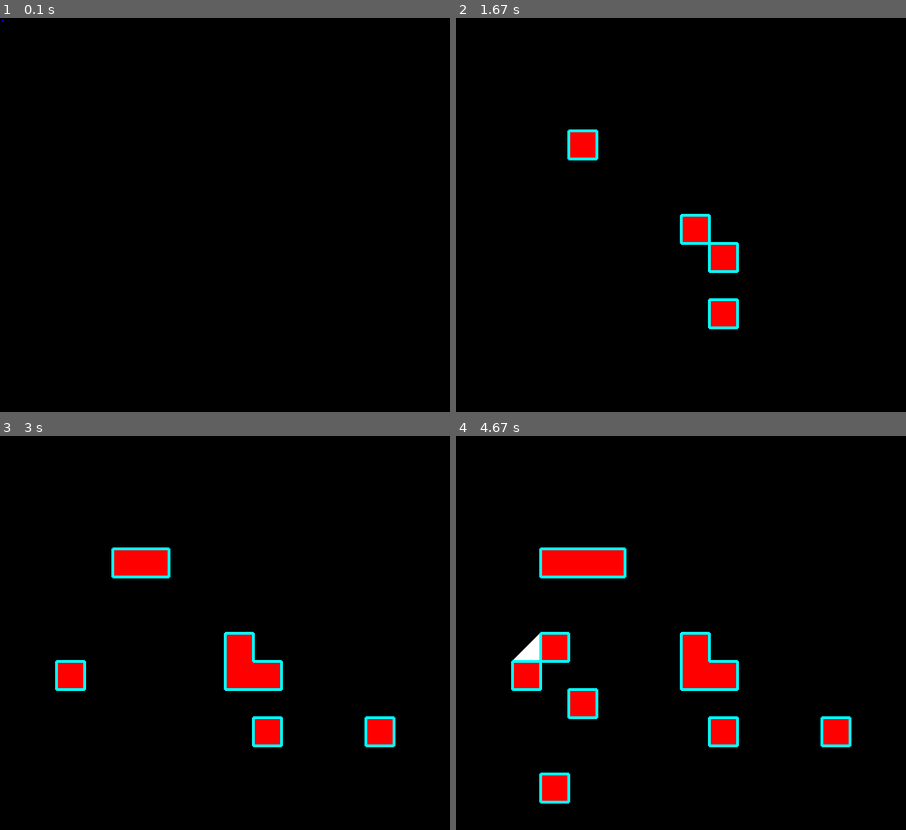
Above: before the commit, frames 1-4 (two rows, left to right).
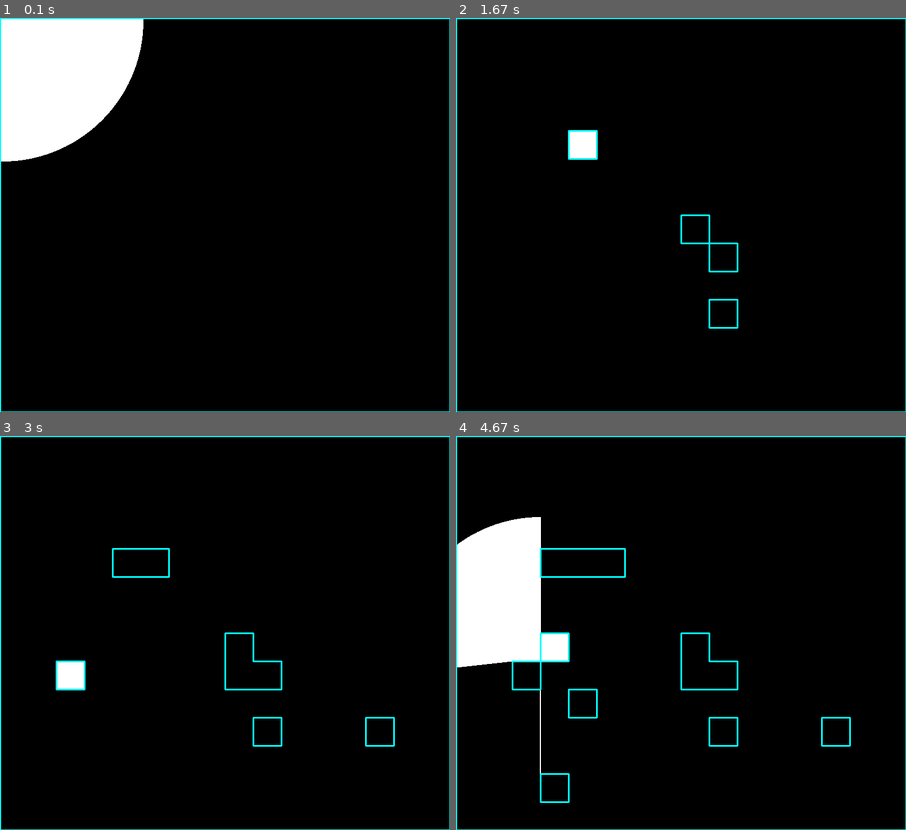
Above: after the commit, the same moments.

Repository: SushiOnToast/2D-raycasting-with-pygame
Game: pygame game, started from main.py
Two runs of this game, one before a commit and one after it. Both use one fixed random seed, a clock stepped at 60 frames per second and the inputs below.
Inputs (mouse positions are in pixels of both pictures, inside the frame that each line leads up to):
- Up to frame 1 (0.1 s): no input
- Up to frame 2 (1.67 s): click (681, 215) at 0.38 s; click (726, 301) at 0.72 s; click (735, 250) at 1.05 s; click (573, 136) at 1.38 s
- Up to frame 3 (3 s): click (229, 676) at 1.75 s; click (162, 550) at 2.22 s; click (382, 735) at 2.55 s; click (81, 672) at 2.88 s
- Up to frame 4 (4.67 s): click (550, 558) at 3.22 s; click (573, 703) at 3.55 s; click (843, 723) at 3.88 s; click (546, 778) at 4.22 s; click (541, 656) at 4.55 s

The runs differ from the first frame. In frame 1, 9.8% of the frame differs, in the area x 0-100%, y 0-100%; in frame 2, 2.5%; in frame 3, 4.3%; in frame 4, 12%.

Commit message:
fixed ligthing issue + added edge merging for optimisation

Diff:
--- a/lighting.py
+++ b/lighting.py
@@ -21,6 +21,8 @@
             new_surface.fill((0, 0, 0))
             if self.polygon:
                 pygame.draw.polygon(new_surface, (0, 255, 0), self.polygon)
+                # for point in self.polygon:
+                #     pygame.draw.line(new_surface, (0, 255, 0), self.mouse_pos, point)
             new_surface.set_colorkey((0, 255, 0))
 
             effect_pos = (self.mouse_pos[0] - self.effect_size[0] // 2,
--- a/main.py
+++ b/main.py
@@ -2,117 +2,50 @@
 from settings import *
 from raycaster import Raycaster
 from lighting import LightingEffect
-
-def normalize_edge(edge):
-    """Sort edge points and round them to avoid float/direction issues."""
-    p1 = tuple(round(coord) for coord in edge[0])
-    p2 = tuple(round(coord) for coord in edge[1])
-    return tuple(sorted([p1, p2]))
-
-
-def get_adjacent_tiles(tile, grid_obstacles):
-    """Returns tiles that are directly adjacent to the given tile (sharing a side)."""
-    adjacent_tiles = []
-    for other in grid_obstacles:
-        if tile == other:
-            continue
-        if (
-            (tile.x == other.x and abs(tile.y - other.y) == GRID_SIZE) or
-            (tile.y == other.y and abs(tile.x - other.x) == GRID_SIZE)
-        ):
-            adjacent_tiles.append(other)
-    return adjacent_tiles
-
-
-def get_relevant_edges(tile, grid_obstacles, all_edges_method):
-    """Get edges that are relevant for raycasting (not shared with adjacent tiles)."""
-    all_edges = all_edges_method(tile)
-    relevant_edges = []
-
-    adjacent_tiles = get_adjacent_tiles(tile, grid_obstacles)
-
-    for edge in all_edges:
-        norm_edge = normalize_edge(edge)
-        is_shared = False
-        for adj_tile in adjacent_tiles:
-            adj_edges = all_edges_method(adj_tile)
-            for adj_edge in adj_edges:
-                if norm_edge == normalize_edge(adj_edge):
-                    is_shared = True
-                    break
-            if is_shared:
-                break
-        if not is_shared:
-            relevant_edges.append(edge)
-
-    return relevant_edges
-
-def normalize_edge(edge):
-    """Sort edge points to make (A, B) and (B, A) the same."""
-    p1 = tuple(round(coord) for coord in edge[0])
-    p2 = tuple(round(coord) for coord in edge[1])
-    return tuple(sorted([p1, p2]))
-
-
-def deduplicate_edges(edges):
-    """Remove duplicate edges by normalizing and using a set."""
-    seen = set()
-    unique_edges = []
-    for edge in edges:
-        norm = normalize_edge(edge)
-        if norm not in seen:
-            seen.add(norm)
-            unique_edges.append(edge)  # Keep original direction for drawing/raycasting
-    return unique_edges
-
+from tile_edge_management import *
 
 def main():
     pygame.init()
     screen = pygame.display.set_mode((WIDTH, HEIGHT))
     clock = pygame.time.Clock()
 
-    grid_obstacles = []  # List to keep track of obstacles placed on the grid
+    grid_obstacles = []
 
     lighting = LightingEffect()
 
     running = True
     while running:
+        # Event handling
         for event in pygame.event.get():
             if event.type == pygame.QUIT:
                 running = False
             elif event.type == pygame.MOUSEBUTTONDOWN:
                 if event.button == 1:  # Left mouse click
                     mouse_x, mouse_y = pygame.mouse.get_pos()
-                    # Calculate grid cell based on the mouse position
+                    # Snap click to nearest grid cell
                     grid_x = (mouse_x // GRID_SIZE) * GRID_SIZE
                     grid_y = (mouse_y // GRID_SIZE) * GRID_SIZE
-                    # Create a red obstacle (tile) in that cell
                     grid_obstacles.append(pygame.Rect(grid_x, grid_y, GRID_SIZE, GRID_SIZE))
 
         screen.fill("black")
 
-        # all_relevant_edges = Raycaster.get_all_edges(grid_obstacles)
-        all_relevant_edges = []
-        for tile in grid_obstacles:
-            relevant_edges = get_relevant_edges(tile, grid_obstacles, Raycaster.get_edges)
-            all_relevant_edges.extend(relevant_edges)
-
-        all_relevant_edges = deduplicate_edges(all_relevant_edges)
-
+        all_relevant_edges = get_all_relevant_edges(grid_obstacles, Raycaster.get_edges)
 
         player_pos = pygame.Vector2(pygame.mouse.get_pos())
-        points = Raycaster.find_all_intersects(player_pos, all_relevant_edges)  # Use only relevant edges
 
+        points = Raycaster.find_all_intersects(player_pos, all_relevant_edges)
+
+        pygame.draw.circle(screen, (0, 0, 255), player_pos, 2)
+
+        for obstacle in grid_obstacles:
+            pygame.draw.rect(screen, (0, 0, 0), obstacle)
+
+        # Update lighting polygon based on new intersections and draw it
         lighting.update(player_pos, points)
         lighting.draw(screen)
 
-        pygame.draw.circle(screen, (0, 0, 255), player_pos, 2)
-
-        # Draw the obstacles (only the grid-based obstacles)
-        for obstacle in grid_obstacles:
-            pygame.draw.rect(screen, (255, 0, 0), obstacle)
-        for edge in all_relevant_edges:
-            pygame.draw.line(screen, (0, 255, 255), edge[0], edge[1], 5)
+        for i, edge in enumerate(all_relevant_edges):
+            pygame.draw.line(screen, (0, 255, 255), edge[0], edge[1], 3)
 
         pygame.display.flip()
         clock.tick(FPS)
--- a/raycaster.py
+++ b/raycaster.py
@@ -5,31 +5,34 @@
 class Raycaster:
     @staticmethod
     def normalize(v):
+        """
+        Normalize a vector safely.
+        Returns a zero vector if input has zero length.
+        """
         if v.length() == 0:
             return pygame.Vector2(0, 0)
         return v.normalize()
 
     @staticmethod
     def get_edges(rect):
+        """
+        Return the 4 edges of a rectangle as a list of (point1, point2) tuples.
+        Used for raycasting bounds like screen edges.
+        """
         x, y, w, h = rect.x, rect.y, rect.width, rect.height
         return [
-            ((x, y), (x + w, y)),
-            ((x + w, y), (x + w, y + h)),
-            ((x + w, y + h), (x, y + h)),
-            ((x, y + h), (x, y))
+            ((x, y), (x + w, y)),             # Top edge
+            ((x + w, y), (x + w, y + h)),     # Right edge
+            ((x + w, y + h), (x, y + h)),     # Bottom edge
+            ((x, y + h), (x, y))              # Left edge
         ]
 
     @staticmethod
-    def get_all_edges(obstacles):
-        edges = []
-        for rect in obstacles:
-            edges.extend(Raycaster.get_edges(rect))
-        screen_rect = pygame.Rect(0, 0, WIDTH, HEIGHT)
-        edges.extend(Raycaster.get_edges(screen_rect))
-        return edges
-
-    @staticmethod
     def find_intersect(edges, ray):
+        """
+        Find the closest intersection point between a ray and a list of edges.
+        Returns the closest intersection point or None if no intersection found.
+        """
         origin, direction = ray
         r_px, r_py = origin.x, origin.y
         r_dx, r_dy = direction.x, direction.y
@@ -42,13 +45,15 @@
             s_dx = s2[0] - s_px
             s_dy = s2[1] - s_py
 
-            denom = s_dx * r_dy - s_dy * r_dx
+            denom = s_dx * r_dy - s_dy * r_dx  # Cross product to check for parallel lines
             if denom == 0:
-                continue
+                continue  # Lines are parallel and won't intersect
 
+            # Solving for intersection point using parametric equations
             t2 = (r_dx * (s_py - r_py) + r_dy * (r_px - s_px)) / denom
             t1 = (s_px + s_dx * t2 - r_px) / r_dx if r_dx != 0 else (s_py + s_dy * t2 - r_py) / r_dy
 
+            # Check if intersection is valid
             if t1 > 0 and 0 <= t2 <= 1:
                 if t1 < closest_t1:
                     closest_t1 = t1
@@ -58,6 +63,10 @@
 
     @staticmethod
     def get_unique_points(edges):
+        """
+        Return a list of unique points from a list of edges.
+        Used to determine where to cast rays.
+        """
         seen = set()
         points = []
         for a, b in edges:
@@ -69,13 +78,19 @@
 
     @staticmethod
     def find_all_intersects(origin, edges):
-        epsilon = 0.00001
+        """
+        Cast rays from the origin toward every unique edge point (plus small offsets),
+        and collect the resulting intersection points.
+        Sorts points by angle to prepare for polygon drawing.
+        """
+        epsilon = 0.00001  # Small offset to cast slightly left and right of points to avoid gaps
         points = []
 
         unique_points = Raycaster.get_unique_points(edges)
         for px, py in unique_points:
             angle = math.atan2(py - origin.y, px - origin.x)
 
+            # Cast 3 rays per point: directly, slightly left, and slightly right
             for offset in [0, -epsilon, epsilon]:
                 a = angle + offset
                 direction = pygame.Vector2(math.cos(a), math.sin(a))
@@ -84,5 +99,6 @@
                 if intersection:
                     points.append(intersection)
 
+        # Sort points counter-clockwise for drawing polygon
         points.sort(key=lambda p: math.atan2(p.y - origin.y, p.x - origin.x))
         return points
--- /dev/null
+++ b/tile_edge_management.py
@@ -0,0 +1,153 @@
+from settings import *
+import pygame
+from raycaster import Raycaster
+
+def normalize_edge(edge):
+    """Sort edge points to make (A, B) and (B, A) equal, and round coordinates to integers."""
+    p1 = tuple(round(coord) for coord in edge[0])
+    p2 = tuple(round(coord) for coord in edge[1])
+    return tuple(sorted([p1, p2]))
+
+
+def get_adjacent_tiles(tile, grid_obstacles):
+    """
+    Return a list of tiles that are directly adjacent (sharing a side) to the given tile.
+    Diagonal tiles are not considered adjacent here.
+    """
+    adjacent_tiles = []
+    for other in grid_obstacles:
+        if tile == other:
+            continue
+        if (
+            (tile.x == other.x and abs(tile.y - other.y) == GRID_SIZE) or
+            (tile.y == other.y and abs(tile.x - other.x) == GRID_SIZE)
+        ):
+            adjacent_tiles.append(other)
+    return adjacent_tiles
+
+
+def get_relevant_edges(tile, grid_obstacles, all_edges_method):
+    """
+    Return edges of a tile that are not shared with any of its adjacent neighbors.
+    This helps avoid redundant edges that won't affect raycasting.
+    """
+    all_edges = all_edges_method(tile)
+    relevant_edges = []
+
+    # Get tiles that are directly touching the current one
+    adjacent_tiles = get_adjacent_tiles(tile, grid_obstacles)
+
+    # Check each edge and remove it if it's shared with any adjacent tile
+    for edge in all_edges:
+        norm_edge = normalize_edge(edge)
+        is_shared = False
+        for adj_tile in adjacent_tiles:
+            adj_edges = all_edges_method(adj_tile)
+            for adj_edge in adj_edges:
+                if norm_edge == normalize_edge(adj_edge):
+                    is_shared = True
+                    break
+            if is_shared:
+                break
+        if not is_shared:
+            relevant_edges.append(edge)
+
+    return relevant_edges
+
+
+def deduplicate_edges(edges):
+    """
+    Remove duplicate edges by normalizing them and keeping only unique ones.
+    Ensures (A, B) and (B, A) are treated as the same.
+    """
+    seen = set()
+    unique_edges = []
+    for edge in edges:
+        norm = normalize_edge(edge)
+        if norm not in seen:
+            seen.add(norm)
+            unique_edges.append(edge)
+    return unique_edges
+
+
+def merge_edges(edges):
+    """
+    Merge colinear and connected edges into longer lines to reduce the number of edges.
+    Only works for horizontal and vertical lines.
+    """
+    from collections import defaultdict
+
+    def snap(p):
+        """Snap a point to the nearest GRID_SIZE multiple to avoid small float mismatches."""
+        return (round(p[0] // GRID_SIZE) * GRID_SIZE,
+                round(p[1] // GRID_SIZE) * GRID_SIZE)
+
+    # Separate edges into horizontal and vertical lines, grouped by their y or x coordinate
+    horizontal_lines = defaultdict(list)
+    vertical_lines = defaultdict(list)
+
+    for edge in edges:
+        p1, p2 = sorted([snap(edge[0]), snap(edge[1])])
+        if p1[1] == p2[1]:  # horizontal
+            y = p1[1]
+            horizontal_lines[y].append((p1[0], p2[0]))
+        elif p1[0] == p2[0]:  # vertical
+            x = p1[0]
+            vertical_lines[x].append((p1[1], p2[1]))
+
+    def merge_line_segments(segments):
+        """Merge overlapping or touching segments into longer continuous ones."""
+        if not segments:
+            return []
+        segments.sort()
+        merged = []
+        curr_start, curr_end = segments[0]
+        for start, end in segments[1:]:
+            if start <= curr_end:  # Overlapping or touching
+                curr_end = max(curr_end, end)
+            else:
+                merged.append((curr_start, curr_end))
+                curr_start, curr_end = start, end
+        merged.append((curr_start, curr_end))
+        return merged
+
+    # Reconstruct merged horizontal edges
+    merged_edges = []
+
+    for y, segments in horizontal_lines.items():
+        merged = merge_line_segments(segments)
+        for x1, x2 in merged:
+            merged_edges.append(((x1, y), (x2, y)))
+
+    # Reconstruct merged vertical edges
+    for x, segments in vertical_lines.items():
+        merged = merge_line_segments(segments)
+        for y1, y2 in merged:
+            merged_edges.append(((x, y1), (x, y2)))
+
+    return merged_edges
+
+
+def get_all_relevant_edges(obstacles, get_edge_func):
+    """
+    Combines all relevant edges from the obstacle tiles and screen border edges.
+    1. Get non-shared edges from each obstacle tile.
+    2. Add screen border edges for limiting rays.
+    3. Deduplicate and merge final edge list for optimization.
+    """
+    all_relevant_edges = []
+
+    # Collect relevant (non-shared) edges from all obstacle tiles
+    for tile in obstacles:
+        edges = get_relevant_edges(tile, obstacles, get_edge_func)
+        all_relevant_edges.extend(edges)
+
+    # Add screen borders (so rays don’t go out of bounds)
+    screen_rect = pygame.Rect(0, 0, WIDTH, HEIGHT)
+    all_relevant_edges.extend(Raycaster.get_edges(screen_rect))
+
+    # Optimize the edge list by removing duplicates and merging
+    all_relevant_edges = deduplicate_edges(all_relevant_edges)
+    all_relevant_edges = merge_edges(all_relevant_edges)
+
+    return all_relevant_edges
